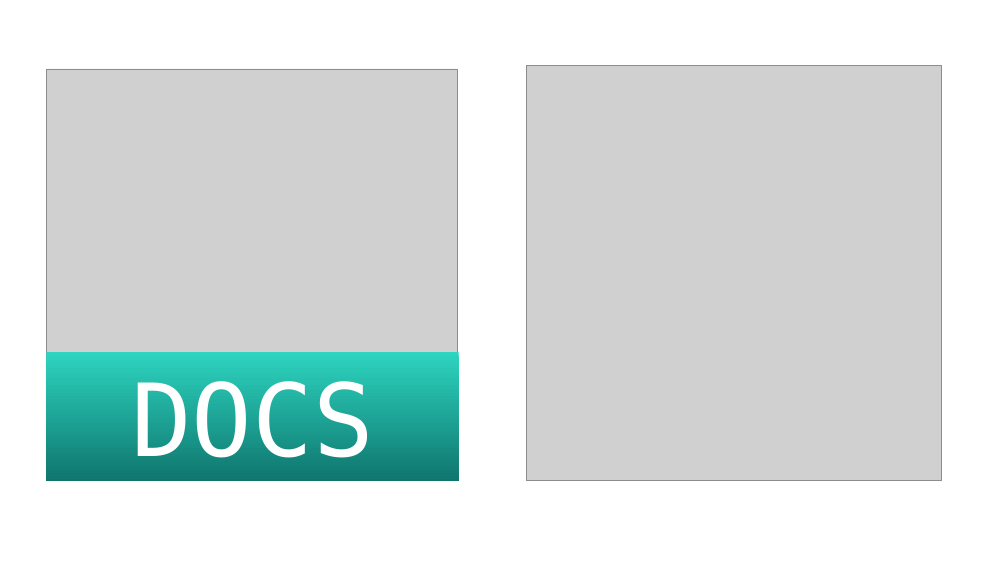
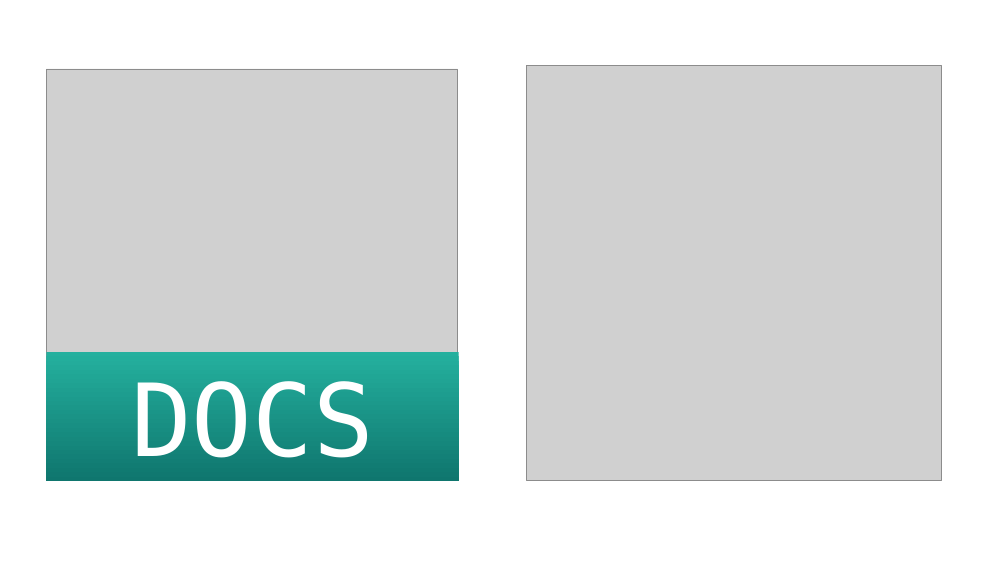
Before and after one commit to st0pli/LafTools, a slide deck: slide 4 of devtools/design/icon-design.pptx. Drawn at 1008x567 pixels with LibreOffice and Linux fonts; fonts in the diff are those of the drawing; grey boxes stand for pictures. Boxes give left, top, right and bottom in pixels: in the first picture for what was removed or moved away, otherwise in the second. Text is boxed around its words. In the diff, an @@ line names an element or a change of style, - is before the commit and + after.

```diff
--- a/devtools/design/icon-design.pptx
+++ b/devtools/design/icon-design.pptx
@@ rectangle "DOCS" at (x1=46, y1=352, x2=458, y2=482): fill gradient #2DD4BF to #0F766E to gradient #24B09E to #0F766E @@
```
Also in this commit, not shown: 4 other files.
